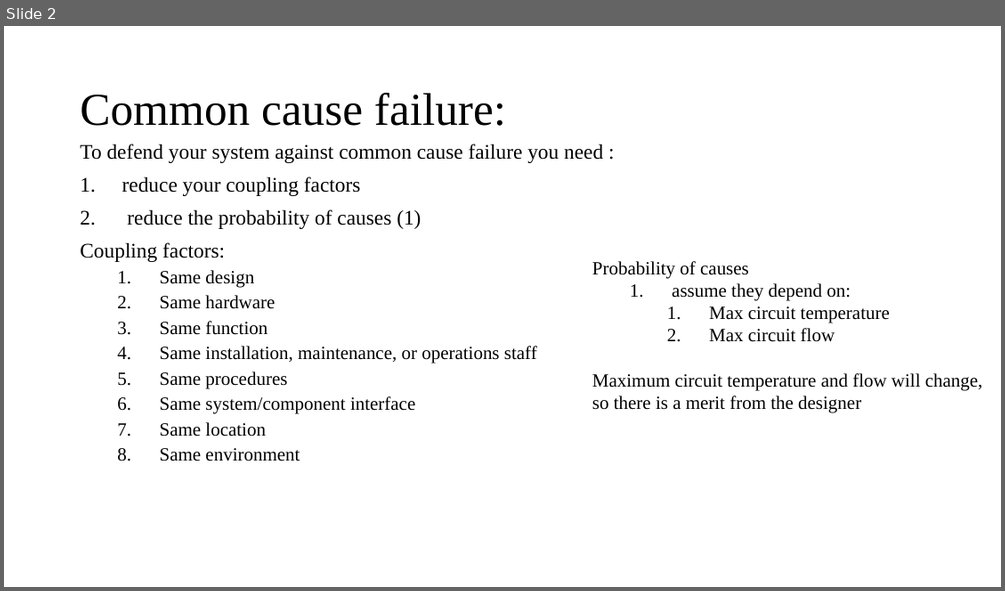
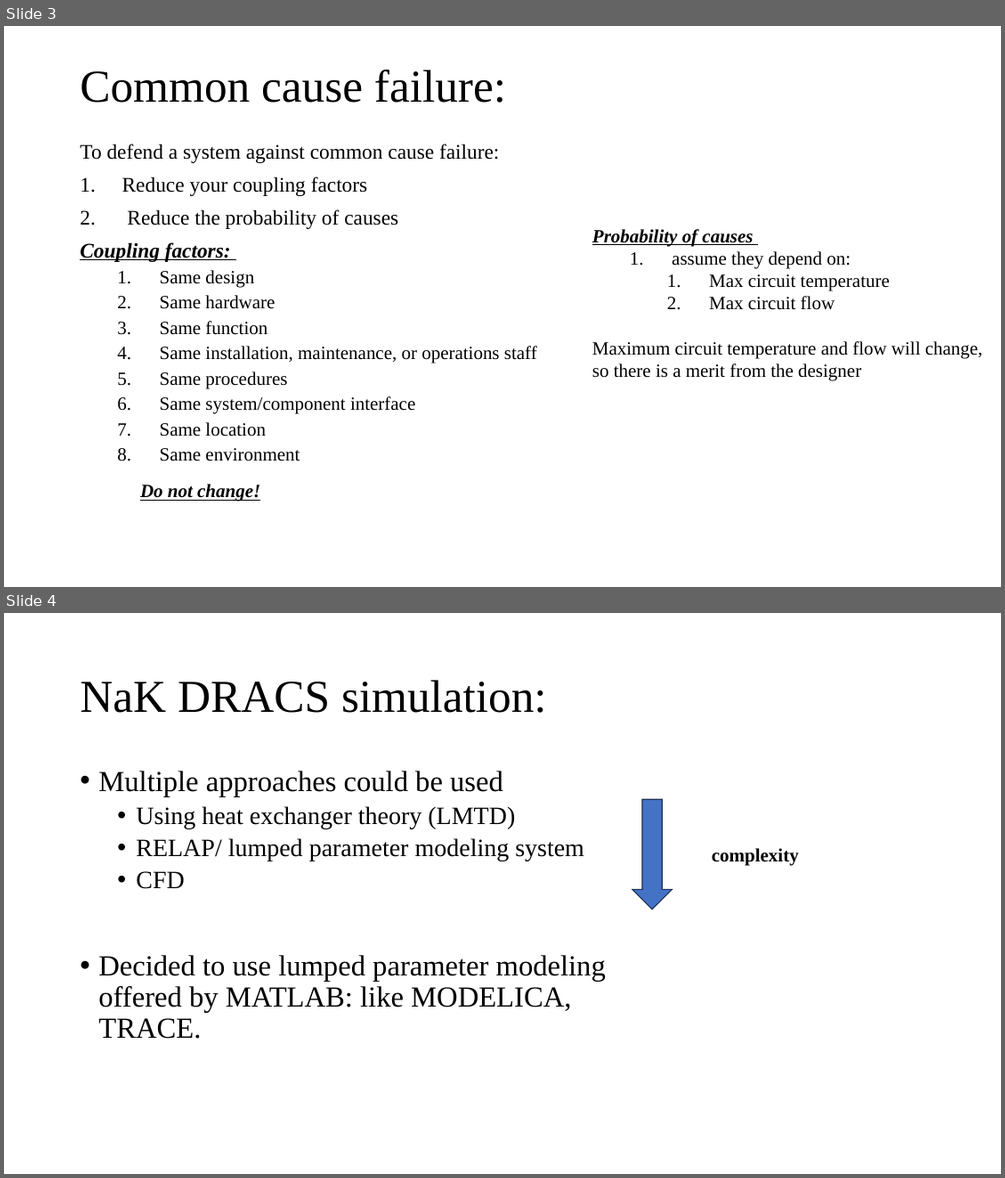
Before and after one commit to NikolaosKallieros/oklo_project, a slide deck: dracs_calculation/dracs.pptx. Shown one above the other, each under a label of ours: slide 2 before the commit, slides 3 and 4 after it. The pictures are 1005x591 and 1005x1178 pixels, drawn with LibreOffice and Linux fonts; fonts in the diff are those of the drawing. Boxes give left, top, right and bottom in pixels: in the first picture for what was removed or moved away, otherwise in the second. Text is boxed around its words. In the diff, an @@ line names an element or a change of style, - is before the commit and + after.

```diff
--- a/dracs_calculation/dracs.pptx
+++ b/dracs_calculation/dracs.pptx
@@ slide 4 added at [4, 613, 1001, 1174], background #FFFFFF @@
@@ title added at [80, 680, 547, 713], 44 pt, text #000000 @@
+NaK DRACS simulation:
@@ text added at [98, 771, 584, 889], 24 pt, text #000000 @@
+• Multiple approaches could be used
+  • Using heat exchanger theory (LMTD)
+  • RELAP/ lumped parameter modeling system
+  • CFD
@@ down arrow added at [632, 799, 672, 909], fill #4472C4, outline #1E3256 1 pt @@
@@ text added at [712, 848, 799, 865], 18 pt, text #000000, bold @@
+complexity
@@ text added at [98, 955, 606, 1038], 28 pt, text #000000 @@
+• Decided to use lumped parameter modeling offered by MATLAB: like MODELICA, TRACE.
@@ what was slide 2 is now slide 3 @@
@@ slide 3 changed as well @@
@@ title "Common cause failure:": place and size @@
-title "Common cause failure:" at [80, 93, 506, 126]
+title "Common cause failure:" at [80, 70, 506, 103]
@@ text at [80, 143, 499, 229]: text changed @@
-To defend your system against common cause failure you need :
-1. reduce your coupling factors
-2. reduce the probability of causes (1)
+To defend a system against common cause failure:
+1. Reduce your coupling factors
+2. Reduce the probability of causes
@@ text "Probability of causes": place and size @@
-text "Probability of causes" at [592, 261, 983, 413]
+text "Probability of causes" at [592, 229, 983, 381]
@@ text at [592, 229, 752, 246]: bold on, italic on, underline on in "Probability of causes" @@
@@ text at [80, 242, 231, 262]: bold on, italic on, underline on in "Coupling factors:" @@
@@ text added at [140, 483, 260, 501], 18 pt, text #000000, bold, italic, underline @@
+Do not change!
```
Also in this commit, not shown: 4 other slides changed, 18 other slides added, 2 slides removed, 10 other files.
